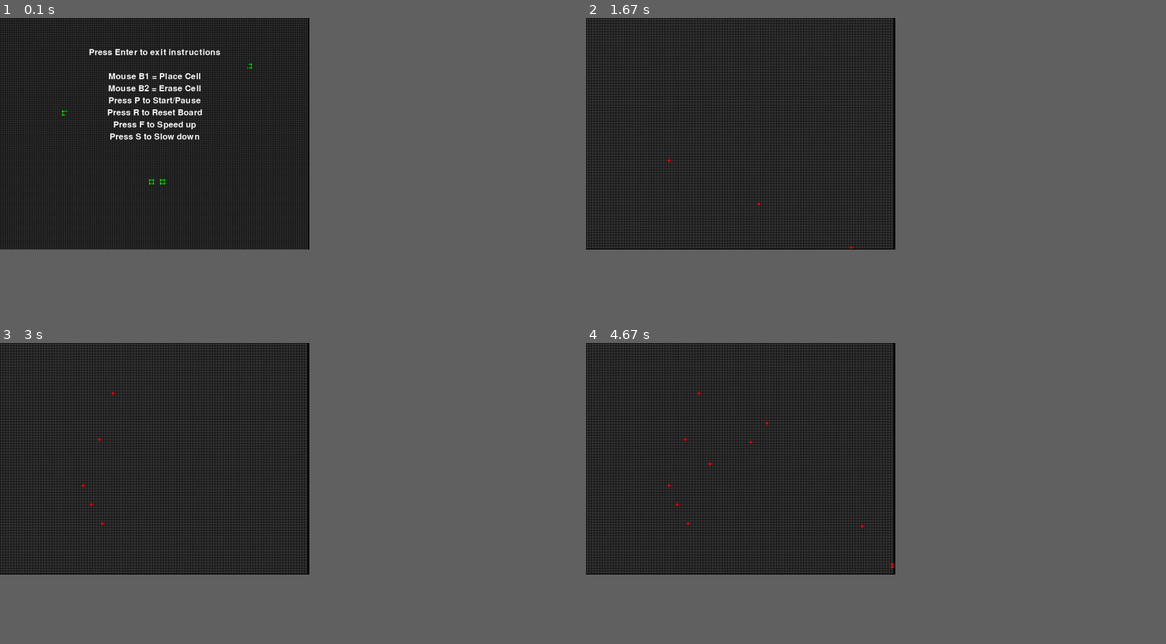
Above: before the commit, frames 1-4 (two rows, left to right).
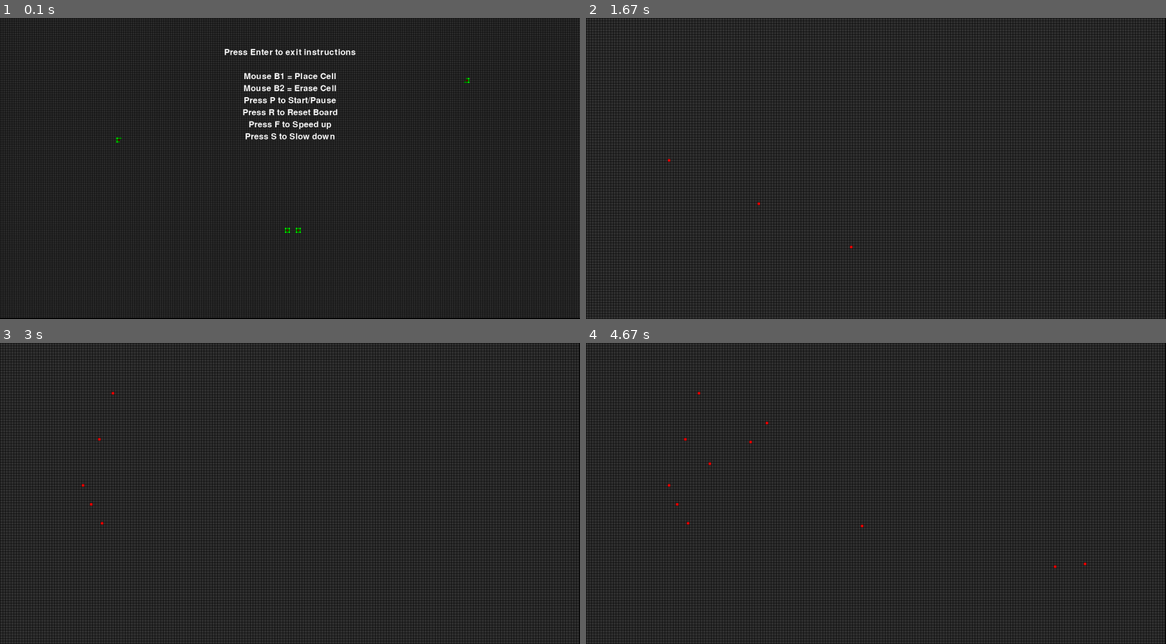
Above: after the commit, the same moments.

Repository: Hungry-Gnu/PygameLife
Game: pygame game, started from game.py
The game is run twice, just before and just after one commit, with the same random seed, the same clock (stepped at 60 frames per second) and the same inputs.
Inputs (mouse positions are in pixels of both pictures, inside the frame that each line leads up to):
- Up to frame 1 (0.1 s): no input
- Up to frame 2 (1.67 s): hold Esc 0.33-0.8 s; hold P 0.83-1.3 s; press the mouse at (667, 159) at 1.37 s; move the mouse to (760, 204) at 1.47 s; release the mouse at (847, 246) at 1.6 s
- Up to frame 3 (3 s): tap F at 1.67 s; tap R at 2 s; press the mouse at (81, 484) at 2.37 s; move the mouse to (92, 502) at 2.47 s; release the mouse at (98, 523) at 2.6 s; press the mouse at (81, 484) at 2.7 s; move the mouse to (98, 439) at 2.8 s; release the mouse at (116, 391) at 2.93 s
- Up to frame 4 (4.67 s): press the mouse at (667, 484) at 3.03 s; move the mouse to (707, 463) at 3.13 s; release the mouse at (748, 439) at 3.27 s; click (1084, 562) at 3.42 s; tap S at 3.83 s; press the mouse at (667, 484) at 4.2 s; move the mouse to (864, 526) at 4.3 s; release the mouse at (1055, 565) at 4.43 s; click (765, 421) at 4.58 s
In our replay, the window is 480x360 before the commit and 900x468 after it. These sizes can differ from the game's own. Grey fills any space a smaller window leaves; there, only what the larger window draws over its background counts as a difference.

The runs differ from the first frame. In frame 1, 14% of the frame differs, in the area x 0-100%, y 0-100%; in frame 2, 5.2%; in frame 3, 5.2%; in frame 4, 5.3%.

Commit message:
Refactor of the main loop and some parts of mitosis.py  * Moved all major functionality out of mainloop and in to own functions.  * Use of a dictionary for state calls.  * Start further sandboxing of mitosis.py for easy use in other programs.

Diff:
--- a/game.py
+++ b/game.py
@@ -16,15 +16,14 @@
 
 class LifeGame:
     def __init__(self):
-        self.firstStart = 1
-        self.enteredMainMenu = 1
+        self.firstStart = self.enteredMainMenu = 1
         pygame.init()
-        #initSize = [1920,1000]
-        initSize = [1024,768]
+        initSize = [1920,1000]
+        #initSize = [1024,768]
         self.screen = pygame.display.set_mode(initSize)
         pygame.display.set_caption("Game of Life")
         self.clock = pygame.time.Clock()
-        self.state = 1
+        self.state = 'menu'
         self.enteredPattern = []
         self.cellLife = mitosis.CellLife(self.screen, 8)
         self.menuLife = mitosis.CellLife(self.screen, 5)
@@ -46,9 +45,14 @@
                          '0.12ms':12, '0.06ms':6, '0.03ms':3,
                          '0.02ms':2,'Realtime':1}
         self.speed = 3
+        self.frameCount = self.msgTime = 0
         self.message = []
-        self.mainMenu()
-
+        self.gameState = {'menu':self.stateMenu, 'paused':self.statePaused, 'running':self.stateRunning}
+        self.resetMainMenuBG()
+
+###############################
+##     HELPER FUNCTIONS      ##
+###############################
     def printHelp(self):
         self.menuSurf.fill(BLACK)
         for i in range(len(self.instr)):
@@ -56,29 +60,23 @@
             x = self.menuSurf.get_rect().centerx - text.get_rect().centerx
             self.menuSurf.blit(text,(x,100+i*40))
 
-    def mainMenu(self):
-        if self.enteredMainMenu == 1:
-            self.menuLife.resetGrid()
-            for pos in [(2, 0), (1, 0), (1, 1), (1, 2), (0, 1)]:
-                x = int(self.menuLife.getGridWidth()*0.2) + pos[0]
-                y = int(self.menuLife.getGridHeight()*0.4) + pos[1]
-                self.menuLife.setGridpos((x,y),1)
-                self.menuLife.addAlive((x,y))
-            # PULSAR!!!!
-            for pos in [(1, 0), (1, 1), (1, 2), (2, 1), (0, 1)]:
-                x = int(self.menuLife.getGridWidth()*0.5) + pos[0]
-                y = int(self.menuLife.getGridHeight()*0.7) + pos[1]
-                self.menuLife.setGridpos((x-3,y),1)
-                self.menuLife.addAlive((x-3,y))
-                self.menuLife.setGridpos((x+3,y),1)
-                self.menuLife.addAlive((x+3,y))
-            # Tetrinomo
-            for pos in [(1, 0), (1, 1), (1, 2), (0, 2), (2, 1)]:
-                x = int(self.menuLife.getGridWidth()*0.8) + pos[0]
-                y = int(self.menuLife.getGridHeight()*0.2) + pos[1]
-                self.menuLife.setGridpos((x,y),1)
-                self.menuLife.addAlive((x,y))
-            self.enteredMainMenu = 0
+    def resetMainMenuBG(self):
+        self.menuLife.resetGrid()
+        for pos in [(2, 0), (1, 0), (1, 1), (1, 2), (0, 1)]:
+            x = int(self.menuLife.getGridWidth()*0.2) + pos[0]
+            y = int(self.menuLife.getGridHeight()*0.4) + pos[1]
+            self.menuLife.addAlive((x,y))
+        # PULSAR!!!!
+        for pos in [(1, 0), (1, 1), (1, 2), (2, 1), (0, 1)]:
+            x = int(self.menuLife.getGridWidth()*0.5) + pos[0]
+            y = int(self.menuLife.getGridHeight()*0.7) + pos[1]
+            self.menuLife.addAlive((x-3,y))
+            self.menuLife.addAlive((x+3,y))
+        # Tetrinomo
+        for pos in [(1, 0), (1, 1), (1, 2), (0, 2), (2, 1)]:
+            x = int(self.menuLife.getGridWidth()*0.8) + pos[0]
+            y = int(self.menuLife.getGridHeight()*0.2) + pos[1]
+            self.menuLife.addAlive((x,y))
 
     def printPaused(self):
         self.menuSurf.fill(BLACK)
@@ -100,68 +98,101 @@
         x = self.menuSurf.get_rect().centerx - text.get_rect().centerx
         self.menuSurf.blit(text,(x,10))
 
+###############################
+##        GAME STATES        ##
+###############################
+    def stateMenu(self):
+        if self.state == 'menu':
+            self.menuSurf.fill(BLACK)
+            if self.firstStart == 1:
+                ## Place holder. Will use for an intro
+                self.printHelp()
+            elif self.firstStart == 0:
+                # Place holder, will use for a proper menu
+                self.printHelp()
+            if self.frameCount > 3:
+                self.screen.fill(BLACK)
+                self.menuLife.drawBG()
+                self.menuLife.update()
+                #self.cellLife.paused()
+                self.frameCount = 0
+            self.screen.blit(self.menuSurf,(0,0))
+
+    def statePaused(self):
+        if self.state == 'paused':
+            self.screen.fill(BLACK)
+            if self.firstStart == 0 and self.cellLife.getGenCount == 0:
+                self.printPaused()
+            else:
+                self.menuSurf.fill(BLACK)
+            self.cellLife.paused()
+            self.screen.blit(self.menuSurf,(0,0))
+
+    def stateRunning(self):
+        if self.state == 'running':
+            if self.frameCount > self.speed:
+                self.screen.fill(BLACK)
+                self.cellLife.drawBG()
+                self.cellLife.update()
+                self.frameCount = 0
+            if self.msgTime > 60:
+                self.menuSurf.fill(BLACK)
+                self.message = []
+                self.screen.blit(self.menuSurf,(0,0))
+                self.msgTime = 0
+            else:
+                self.printMsg()
+                self.printGen()
+                self.screen.blit(self.menuSurf,(0,0))
+                self.msgTime +=1
+
+    def speedDown(self):
+        if self.state == 'running':
+            if   self.speed > 120: self.speed +=20
+            elif self.speed > 30: self.speed -= 10
+            elif self.speed > 15: self.speed -= 5
+            elif self.speed > 5: self.speed -= 2
+            elif self.speed > 0:  self.speed -=1
+            self.message.append(self.speedString+str(120 - self.speed))
+
+    def speedUp(self):
+        if self.state == 'running':
+            if   self.speed < 5: self.speed +=1
+            elif self.speed < 15: self.speed +=2
+            elif self.speed < 30: self.speed +=5
+            elif self.speed < 60: self.speed +=10
+            elif self.speed < 120: self.speed +=20
+            self.message.append(self.speedString+str(120 - self.speed))
+
+###############################
+##         MAIN LOOP         ##
+###############################
     def main(self):
-        framecount = 0
-        msgTime = 0
         self.screen.fill(BLACK)
         self.menuLife.drawBG()
         while True:
             self.getEvents()
             # Menu State
-            if self.state == 1:
-                    self.menuSurf.fill(BLACK)
-                    if self.firstStart == 1:
-                        ## Place holder. Will use for an intro
-                        self.printHelp()
-                    elif self.firstStart == 0:
-                        # Place holder, will use for a proper menu
-                        self.mainMenu()
-                        self.printHelp()
-                    if framecount > 3:
-                        self.screen.fill(BLACK)
-                        self.menuLife.drawBG()
-                        self.menuLife.update()
-                        #self.cellLife.paused()
-                        framecount = 0
-                    self.screen.blit(self.menuSurf,(0,0))
+            if self.state == 'menu':
+                self.gameState['menu']()
             # Paused State
-            elif self.state == 2:
-                    self.screen.fill(BLACK)
-                    if self.firstStart == 0 and self.cellLife.getGenCount == 0:
-                        self.printPaused()
-                    else:
-                        self.menuSurf.fill(BLACK)
-                    self.cellLife.paused()
-                    self.screen.blit(self.menuSurf,(0,0))
+            elif self.state == 'paused':
+                self.gameState['paused']()
             # Running State
-            elif self.state == 3:
-                    if framecount > self.speed:
-                        self.screen.fill(BLACK)
-                        self.cellLife.drawBG()
-                        self.cellLife.update()
-                        framecount = 0
-                    if msgTime > 60:
-                        self.menuSurf.fill(BLACK)
-                        self.message = []
-                        self.screen.blit(self.menuSurf,(0,0))
-                        msgTime = 0
-                    else:
-                        self.printMsg()
-                        self.printGen()
-                        self.screen.blit(self.menuSurf,(0,0))
-                        msgTime +=1
+            elif self.state == 'running':
+                self.gameState['running']()
             # Game Tick
-            framecount += 1
+            self.frameCount += 1
             self.clock.tick(60)
             pygame.display.flip()
 
     def getEvents(self):
-        for event in pygame.event.get(): # User did something
-            if event.type == pygame.QUIT: # If user clicked close
+        for event in pygame.event.get():
+            if event.type == pygame.QUIT:
                 quit()
                 pygame.quit()
             # Mouse interaction in Running and Paused states.
-            if event.type == pygame.MOUSEBUTTONDOWN and self.state != 1:
+            if event.type == pygame.MOUSEBUTTONDOWN and self.state != 'menu':
                 while True:
                     event = pygame.event.poll()
                     pos = pygame.mouse.get_pos()
@@ -175,38 +206,25 @@
                     if event.type == pygame.MOUSEBUTTONUP and event.button in (1,2,3):
                         break
             if event.type == pygame.KEYDOWN:
-                if pygame.key.get_pressed()[pygame.K_RETURN] == self.state == 1:
-                    self.state = 2
+                if pygame.key.get_pressed()[pygame.K_RETURN] == 1 and self.state == 'menu':
+                    self.state = 'paused'
                 if pygame.key.get_pressed()[pygame.K_ESCAPE] == 1:
-                    if   self.state == 3:
-                        self.state = 1
-                        self.enteredMainMenu = 1
-                    elif self.state == 1:
-                        self.state = 3
-                        self.enteredMainMenu = 0
+                    if  self.state == 'running': self.state = 'menu'
+                    elif self.state == 'menu': self.state = 'running'
+                    self.stateMenu()
+                    self.resetMainMenuBG()
                 if pygame.key.get_pressed()[pygame.K_p] == 1:
-                    self.firstStart = 0
-                    if   self.state == 2: self.state = 3
-                    elif self.state == 3: self.state = 2
+                    if self.firstStart == 1: self.firstStart = 0
+                    if   self.state == 'paused': self.state = 'running'
+                    elif self.state == 'running': self.state = 'paused'
+                    self.statePaused()
                 if pygame.key.get_pressed()[pygame.K_r] == 1:
                     self.cellLife.resetGrid()
-                    if self.state == 3: self.state = 2
+                    if self.state == 'running': self.state = 'paused'
                 if pygame.key.get_pressed()[pygame.K_f] == 1:
-                    if self.state == 3:
-                        if   self.speed > 120: self.speed +=20
-                        elif self.speed > 30: self.speed -= 10
-                        elif self.speed > 15: self.speed -= 5
-                        elif self.speed > 5: self.speed -= 2
-                        elif self.speed > 0:  self.speed -=1
-                        self.message.append(self.speedString+str(120 - self.speed))
+                    self.speedDown()
                 if pygame.key.get_pressed()[pygame.K_s] == 1:
-                    if self.state == 3:
-                        if   self.speed < 5: self.speed +=1
-                        elif self.speed < 15: self.speed +=2
-                        elif self.speed < 30: self.speed +=5
-                        elif self.speed < 60: self.speed +=10
-                        elif self.speed < 120: self.speed +=20
-                        self.message.append(self.speedString+str(120 - self.speed))
+                    self.speedUp()
 
 if __name__=='__main__':
     game = LifeGame()
--- a/mitosis.py
+++ b/mitosis.py
@@ -1,9 +1,9 @@
 #!/usr/bin/env python3
-########################################
-#              PyGameLife              #
-# Author  : Luke "Nukem" Jones         #
-# Email   : luke.nukem.jones@gmail.com #
-# License : GPLv3.0                    #
+######################################## This .py can be used for almost anything!
+#              PyGameLife              # All that is required is a screen and cell
+# Author  : Luke "Nukem" Jones         # passed to the class on creation,and then
+# Email   : luke.nukem.jones@gmail.com # use of the functions:
+# License : GPLv3.0                    # drawBG() update() clicked() paused()
 ########################################
 import pygame
 #import mitosis
@@ -54,9 +54,9 @@
         ''' Get the current number of generation'''
         return self.__genCount
     ########################################
-    def setGridpos(self,pos,var):
-        self.__grid[pos[1]][pos[0]] = var
     def addAlive(self,pos):
+        ''' Directly add an alive cell. requires an (x,y) coord '''
+        self.__grid[pos[1]][pos[0]] = 1
         self.__alive.append(pos)
     ########################################
     def resetGrid(self):
